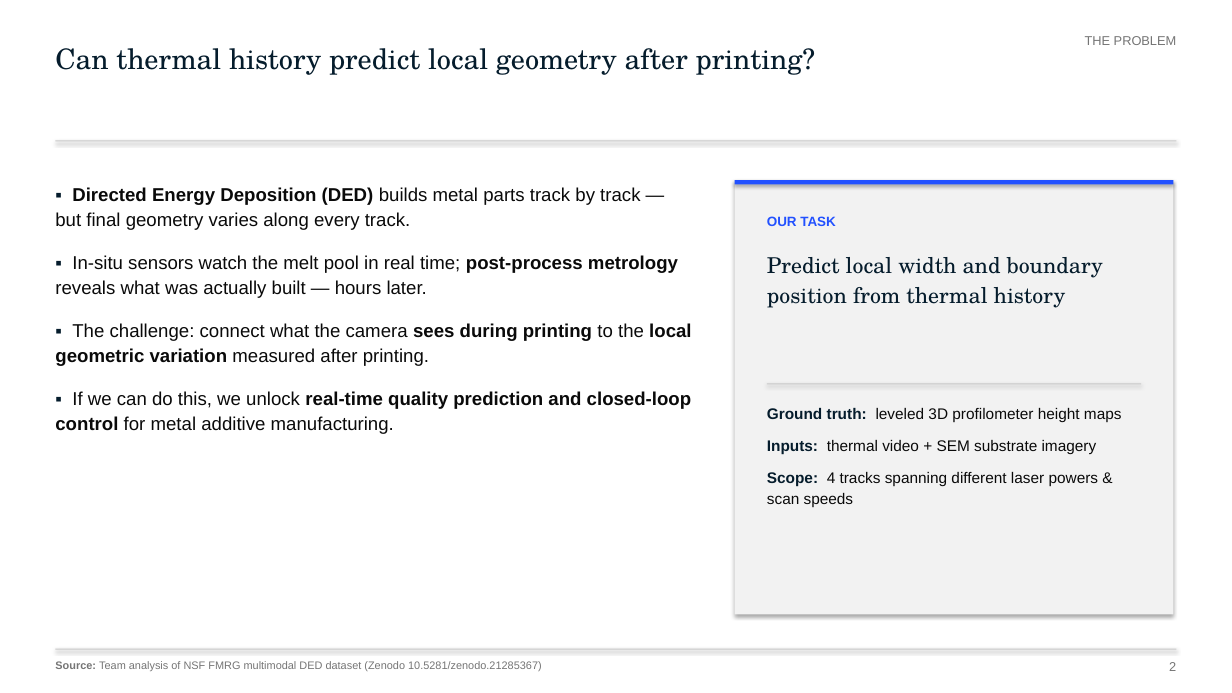
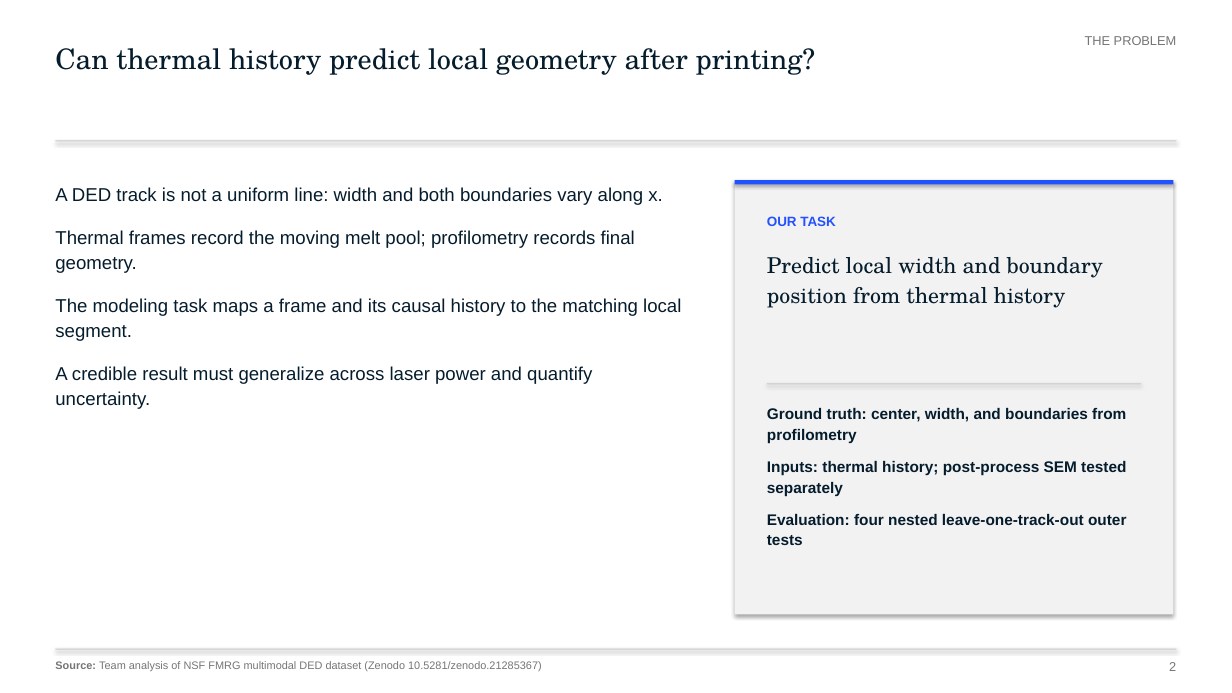
Before and after one commit to alphons3t/nsf-chuds, a slide deck: slide 2 of deliverables/presentation/FMRG_Final_Submission_Audited.pptx. Drawn at 1232x693 pixels with LibreOffice and Linux fonts; fonts in the diff are those of the drawing. Boxes give left, top, right and bottom in pixels: in the first picture for what was removed or moved away, otherwise in the second. Text is boxed around its words. In the diff, an @@ line names an element or a change of style, - is before the commit and + after.

```diff
--- a/deliverables/presentation/FMRG_Final_Submission_Audited.pptx
+++ b/deliverables/presentation/FMRG_Final_Submission_Audited.pptx
@@ text at (55, 187, 681, 409): text changed; text colour #0A0A0A to #051C2C @@
-▪ Directed Energy Deposition (DED) builds metal parts track by track — but final geometry varies along every track.
-▪ In-situ sensors watch the melt pool in real time; post-process metrology reveals what was actually built — hours later.
-▪ The challenge: connect what the camera sees during printing to the local geometric variation measured after printing.
-▪ If we can do this, we unlock real-time quality prediction and closed-loop control for metal additive manufacturing.
+A DED track is not a uniform line: width and both boundaries vary along x.
+Thermal frames record the moving melt pool; profilometry records final geometry.
+The modeling task maps a frame and its causal history to the matching local segment.
+A credible result must generalize across laser power and quantify uncertainty.
@@ text at (767, 408, 1126, 545): text changed; text colour #0A0A0A to #051C2C; bold on @@
-Ground truth: leveled 3D profilometer height maps
-Inputs: thermal video + SEM substrate imagery
-Scope: 4 tracks spanning different laser powers & scan speeds
+Ground truth: center, width, and boundaries from profilometry
+Inputs: thermal history; post-process SEM tested separately
+Evaluation: four nested leave-one-track-out outer tests
```
Also in this commit, not shown: 9 other slides changed, 13 other files.
